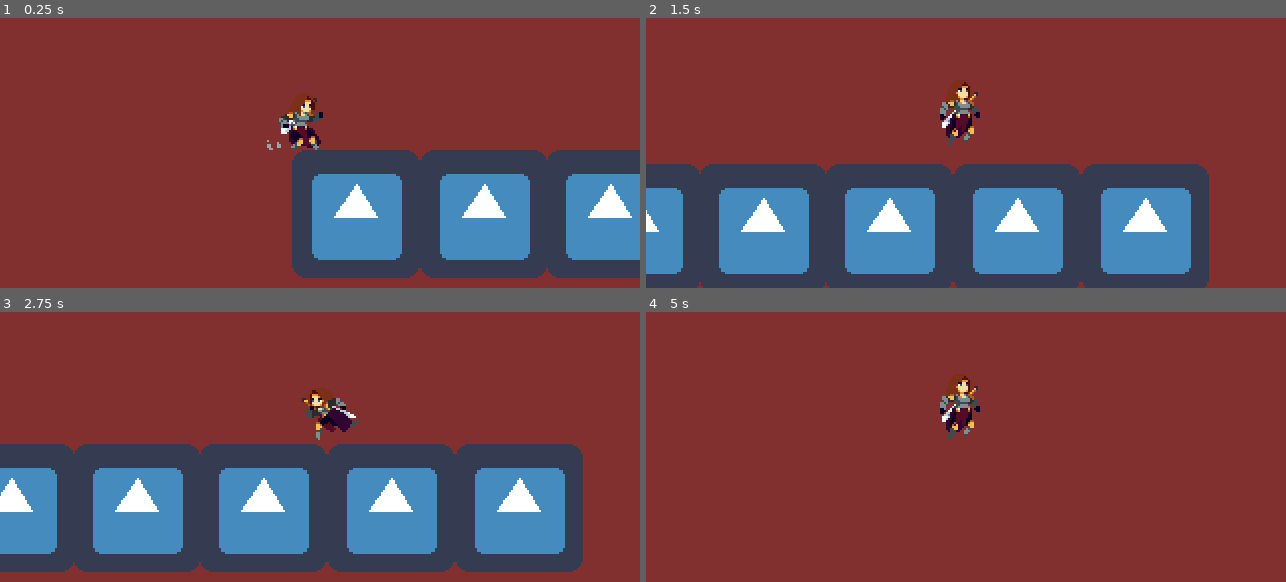
Above: before the commit, frames 1-4 (two rows, left to right).
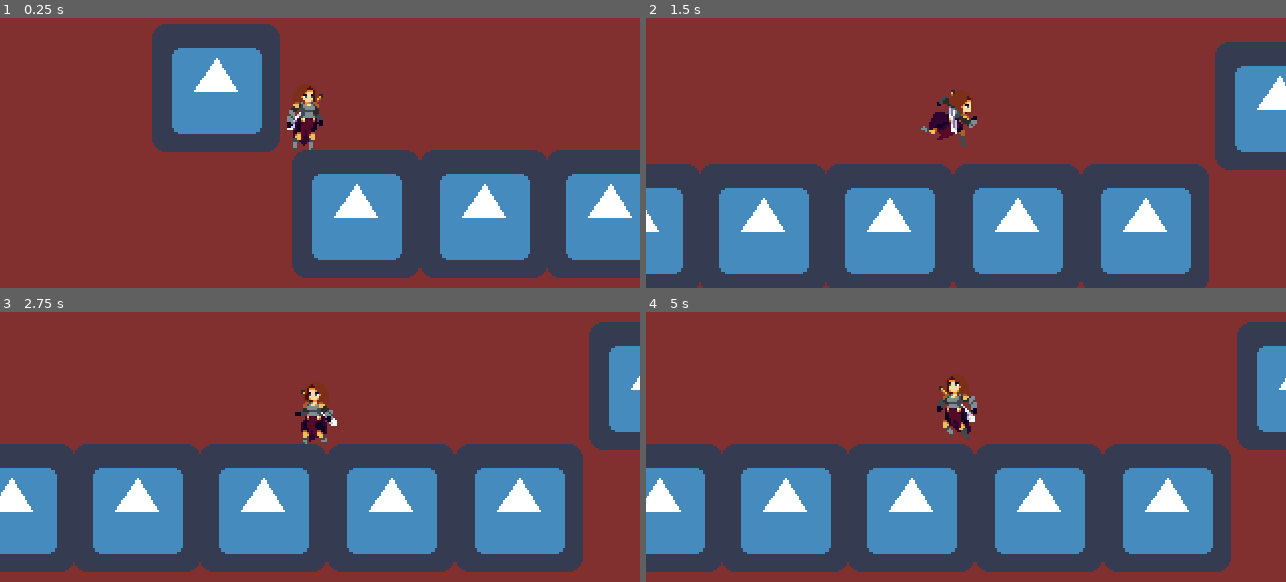
Above: after the commit, the same moments.

Repository: TalhaAksoy/2DHackAndSlashGame
Game: Godot game, scene res://Game.tscn
The game is run twice, just before and just after one commit, with the same random seed, the same clock (stepped at 60 frames per second) and the same inputs. The engine's default icon, where the game draws it, is replaced by a stand-in: a white triangle on a blue panel in a dark square.
Inputs:
- Up to frame 1 (0.25 s): no input
- Up to frame 2 (1.5 s): hold D (right) from 0.53 s (still down); tap Shift (dash) at 0.6 s; tap W (up) at 0.77, 0.8, 1.07, 1.35 s
- Up to frame 3 (2.75 s): tap W (up) at 1.52, 1.82, 2.3 s; tap Shift (dash) at 1.55, 2.1 s; release D (right) at 2.03 s; hold A (left) from 2.03 s (still down)
- Up to frame 4 (5 s): release A (left) at 2.78 s; hold D (right) 2.78-4.28 s; tap Shift (dash) at 2.85, 4.35 s; tap W (up) at 3.02, 3.32, 3.6, 3.77, 4.07, 4.52, 4.82 s; hold A (left) from 4.28 s (still down)

The runs differ from the first frame. In frame 1, 10% of the frame differs, in the area x 23-51%, y 2-50%; in frame 2, 6.3%; in frame 3, 4.8%; in frame 4, 47%, in the area x 0-100%, y 3-97%.

Commit message:
animaton player and animation tree added

Diff:
--- a/Game.tscn
+++ b/Game.tscn
@@ -1,75 +1,170 @@
-[gd_scene load_steps=42 format=2]
+[gd_scene load_steps=28 format=2]
 
 [ext_resource path="res://icon.png" type="Texture" id=1]
-[ext_resource path="res://Individual Sprite/idle/Warrior_Idle_1.png" type="Texture" id=2]
+[ext_resource path="res://Individual Sprite/Warrior_SheetnoEffect.png" type="Texture" id=2]
 [ext_resource path="res://Player.gd" type="Script" id=3]
-[ext_resource path="res://Individual Sprite/Run/Warrior_Run_1.png" type="Texture" id=4]
-[ext_resource path="res://Individual Sprite/idle/Warrior_Idle_6.png" type="Texture" id=5]
-[ext_resource path="res://Individual Sprite/Run/Warrior_Run_2.png" type="Texture" id=6]
-[ext_resource path="res://Individual Sprite/idle/Warrior_Idle_3.png" type="Texture" id=7]
-[ext_resource path="res://Individual Sprite/idle/Warrior_Idle_5.png" type="Texture" id=8]
-[ext_resource path="res://Individual Sprite/idle/Warrior_Idle_4.png" type="Texture" id=9]
-[ext_resource path="res://Individual Sprite/Run/Warrior_Run_6.png" type="Texture" id=10]
-[ext_resource path="res://Individual Sprite/Run/Warrior_Run_3.png" type="Texture" id=11]
-[ext_resource path="res://Individual Sprite/idle/Warrior_Idle_2.png" type="Texture" id=12]
-[ext_resource path="res://Individual Sprite/Run/Warrior_Run_7.png" type="Texture" id=13]
-[ext_resource path="res://Individual Sprite/Run/Warrior_Run_8.png" type="Texture" id=14]
-[ext_resource path="res://Individual Sprite/Run/Warrior_Run_5.png" type="Texture" id=15]
-[ext_resource path="res://Individual Sprite/Run/Warrior_Run_4.png" type="Texture" id=16]
-[ext_resource path="res://Individual Sprite/Dash/Warrior_Dash_3.png" type="Texture" id=17]
-[ext_resource path="res://Individual Sprite/Dash/Warrior_Dash_1.png" type="Texture" id=18]
-[ext_resource path="res://Individual Sprite/Dash/Warrior_Dash_2.png" type="Texture" id=19]
-[ext_resource path="res://Individual Sprite/Dash/Warrior_Dash_5.png" type="Texture" id=20]
-[ext_resource path="res://Individual Sprite/Dash/Warrior_Dash_4.png" type="Texture" id=21]
-[ext_resource path="res://Individual Sprite/Dash/Warrior_Dash_6.png" type="Texture" id=22]
-[ext_resource path="res://Individual Sprite/Dash/Warrior_Dash_7.png" type="Texture" id=23]
-[ext_resource path="res://Individual Sprite/Jump/Warrior_Jump_1.png" type="Texture" id=24]
-[ext_resource path="res://Individual Sprite/Jump/Warrior_Jump_2.png" type="Texture" id=25]
-[ext_resource path="res://Individual Sprite/Jump/Warrior_Jump_3.png" type="Texture" id=26]
-[ext_resource path="res://Individual Sprite/Attack/Warrior_Attack_6.png" type="Texture" id=27]
-[ext_resource path="res://Individual Sprite/Attack/Warrior_Attack_11.png" type="Texture" id=28]
-[ext_resource path="res://Individual Sprite/Attack/Warrior_Attack_7.png" type="Texture" id=29]
-[ext_resource path="res://Individual Sprite/Attack/Warrior_Attack_4.png" type="Texture" id=30]
-[ext_resource path="res://Individual Sprite/Attack/Warrior_Attack_8.png" type="Texture" id=31]
-[ext_resource path="res://Individual Sprite/Attack/Warrior_Attack_1.png" type="Texture" id=32]
-[ext_resource path="res://Individual Sprite/Attack/Warrior_Attack_10.png" type="Texture" id=33]
-[ext_resource path="res://Individual Sprite/Attack/Warrior_Attack_3.png" type="Texture" id=34]
-[ext_resource path="res://Individual Sprite/Attack/Warrior_Attack_2.png" type="Texture" id=35]
-[ext_resource path="res://Individual Sprite/Attack/Warrior_Attack_9.png" type="Texture" id=36]
-[ext_resource path="res://Individual Sprite/Attack/Warrior_Attack_5.png" type="Texture" id=37]
-[ext_resource path="res://Individual Sprite/Attack/Warrior_Attack_12.png" type="Texture" id=38]
-
-[sub_resource type="SpriteFrames" id=3]
-resource_local_to_scene = true
-animations = [ {
-"frames": [ ExtResource( 32 ), ExtResource( 35 ), ExtResource( 34 ), ExtResource( 30 ), ExtResource( 37 ), ExtResource( 27 ), ExtResource( 29 ), ExtResource( 31 ), ExtResource( 36 ), ExtResource( 33 ), ExtResource( 28 ), ExtResource( 38 ) ],
-"loop": true,
-"name": "attack",
-"speed": 20.0
-}, {
-"frames": [ ExtResource( 18 ), ExtResource( 19 ), ExtResource( 17 ), ExtResource( 21 ), ExtResource( 20 ), ExtResource( 22 ), ExtResource( 23 ) ],
-"loop": true,
-"name": "dash",
-"speed": 15.0
-}, {
-"frames": [ ExtResource( 2 ), ExtResource( 12 ), ExtResource( 7 ), ExtResource( 9 ), ExtResource( 8 ), ExtResource( 5 ) ],
-"loop": true,
-"name": "idle",
-"speed": 10.0
-}, {
-"frames": [ ExtResource( 24 ), ExtResource( 25 ), ExtResource( 26 ) ],
-"loop": true,
-"name": "jump",
-"speed": 5.0
-}, {
-"frames": [ ExtResource( 4 ), ExtResource( 6 ), ExtResource( 11 ), ExtResource( 16 ), ExtResource( 15 ), ExtResource( 10 ), ExtResource( 13 ), ExtResource( 14 ) ],
-"loop": true,
-"name": "run",
-"speed": 20.0
-} ]
+
+[sub_resource type="Animation" id=3]
+length = 0.001
+tracks/0/type = "value"
+tracks/0/path = NodePath("Sprite:frame")
+tracks/0/interp = 1
+tracks/0/loop_wrap = true
+tracks/0/imported = false
+tracks/0/enabled = true
+tracks/0/keys = {
+"times": PoolRealArray( 0 ),
+"transitions": PoolRealArray( 1 ),
+"update": 0,
+"values": [ 0 ]
+}
+
+[sub_resource type="Animation" id=7]
+resource_name = "dash"
+loop = true
+tracks/0/type = "value"
+tracks/0/path = NodePath("Sprite:frame")
+tracks/0/interp = 1
+tracks/0/loop_wrap = true
+tracks/0/imported = false
+tracks/0/enabled = true
+tracks/0/keys = {
+"times": PoolRealArray( 0, 0.1, 0.2, 0.3, 0.4, 0.5, 0.6 ),
+"transitions": PoolRealArray( 1, 1, 1, 1, 1, 1, 1 ),
+"update": 1,
+"values": [ 69, 70, 71, 72, 73, 74, 75 ]
+}
+
+[sub_resource type="Animation" id=4]
+resource_name = "idle"
+length = 0.7
+loop = true
+tracks/0/type = "value"
+tracks/0/path = NodePath("Sprite:frame")
+tracks/0/interp = 1
+tracks/0/loop_wrap = true
+tracks/0/imported = false
+tracks/0/enabled = true
+tracks/0/keys = {
+"times": PoolRealArray( 0, 0.1, 0.2, 0.3, 0.4, 0.5, 0.6 ),
+"transitions": PoolRealArray( 1, 1, 1, 1, 1, 1, 1 ),
+"update": 1,
+"values": [ 1, 0, 1, 2, 3, 4, 5 ]
+}
+
+[sub_resource type="Animation" id=5]
+resource_name = "jump"
+length = 0.5
+loop = true
+tracks/0/type = "value"
+tracks/0/path = NodePath("Sprite:frame")
+tracks/0/interp = 1
+tracks/0/loop_wrap = true
+tracks/0/imported = false
+tracks/0/enabled = true
+tracks/0/keys = {
+"times": PoolRealArray( 0, 0.1, 0.2 ),
+"transitions": PoolRealArray( 1, 1, 1 ),
+"update": 1,
+"values": [ 41, 42, 43 ]
+}
+
+[sub_resource type="Animation" id=8]
+resource_name = "jumpToFall"
+length = 0.6
+loop = true
+tracks/0/type = "value"
+tracks/0/path = NodePath("Sprite:frame")
+tracks/0/interp = 1
+tracks/0/loop_wrap = true
+tracks/0/imported = false
+tracks/0/enabled = true
+tracks/0/keys = {
+"times": PoolRealArray( -0.1, 0, 0.1 ),
+"transitions": PoolRealArray( 1, 1, 1 ),
+"update": 1,
+"values": [ 46, 47, 48 ]
+}
+
+[sub_resource type="Animation" id=6]
+resource_name = "run"
+length = 0.8
+loop = true
+tracks/0/type = "value"
+tracks/0/path = NodePath("Sprite:frame")
+tracks/0/interp = 1
+tracks/0/loop_wrap = true
+tracks/0/imported = false
+tracks/0/enabled = true
+tracks/0/keys = {
+"times": PoolRealArray( 0, 0.1, 0.2, 0.3, 0.4, 0.5, 0.6 ),
+"transitions": PoolRealArray( 1, 1, 1, 1, 1, 1, 1 ),
+"update": 1,
+"values": [ 6, 7, 8, 9, 10, 11, 12 ]
+}
 
 [sub_resource type="RectangleShape2D" id=1]
 extents = Vector2( 9, 16.5 )
+
+[sub_resource type="AnimationNodeAnimation" id=19]
+animation = "dash"
+
+[sub_resource type="AnimationNodeAnimation" id=20]
+animation = "idle"
+
+[sub_resource type="AnimationNodeAnimation" id=21]
+animation = "jump"
+
+[sub_resource type="AnimationNodeAnimation" id=22]
+animation = "run"
+
+[sub_resource type="AnimationNodeStateMachineTransition" id=23]
+switch_mode = 2
+
+[sub_resource type="AnimationNodeStateMachineTransition" id=24]
+switch_mode = 2
+auto_advance = true
+
+[sub_resource type="AnimationNodeStateMachineTransition" id=25]
+switch_mode = 2
+auto_advance = true
+
+[sub_resource type="AnimationNodeStateMachineTransition" id=26]
+switch_mode = 2
+
+[sub_resource type="AnimationNodeStateMachineTransition" id=27]
+switch_mode = 2
+auto_advance = true
+
+[sub_resource type="AnimationNodeStateMachineTransition" id=28]
+switch_mode = 2
+
+[sub_resource type="AnimationNodeStateMachineTransition" id=29]
+switch_mode = 2
+auto_advance = true
+
+[sub_resource type="AnimationNodeStateMachineTransition" id=30]
+switch_mode = 2
+
+[sub_resource type="AnimationNodeStateMachineTransition" id=31]
+switch_mode = 2
+
+[sub_resource type="AnimationNodeStateMachineTransition" id=32]
+switch_mode = 2
+
+[sub_resource type="AnimationNodeStateMachine" id=18]
+states/dash/node = SubResource( 19 )
+states/dash/position = Vector2( 444, 180 )
+states/idle/node = SubResource( 20 )
+states/idle/position = Vector2( 398, 64 )
+states/jump/node = SubResource( 21 )
+states/jump/position = Vector2( 611, 174 )
+states/run/node = SubResource( 22 )
+states/run/position = Vector2( 592, 56 )
+transitions = [ "idle", "dash", SubResource( 23 ), "dash", "idle", SubResource( 24 ), "idle", "run", SubResource( 25 ), "run", "idle", SubResource( 26 ), "run", "jump", SubResource( 27 ), "jump", "run", SubResource( 28 ), "jump", "dash", SubResource( 29 ), "dash", "jump", SubResource( 30 ), "jump", "idle", SubResource( 31 ), "idle", "jump", SubResource( 32 ) ]
+start_node = "idle"
+
+[sub_resource type="AnimationNodeStateMachinePlayback" id=17]
 
 [sub_resource type="RectangleShape2D" id=2]
 extents = Vector2( 33.5, 32 )
@@ -90,11 +185,18 @@
 "_edit_group_": true
 }
 
-[node name="AnimatedSprite" type="AnimatedSprite" parent="Player"]
-frames = SubResource( 3 )
-animation = "dash"
-frame = 2
-playing = true
+[node name="Sprite" type="Sprite" parent="Player"]
+texture = ExtResource( 2 )
+hframes = 6
+vframes = 17
+
+[node name="AnimationPlayer" type="AnimationPlayer" parent="Player"]
+anims/RESET = SubResource( 3 )
+anims/dash = SubResource( 7 )
+anims/idle = SubResource( 4 )
+anims/jump = SubResource( 5 )
+anims/jumpToFall = SubResource( 8 )
+anims/run = SubResource( 6 )
 
 [node name="Collision" type="CollisionShape2D" parent="Player"]
 position = Vector2( -5, 4.5 )
@@ -103,6 +205,12 @@
 [node name="Camera" type="Camera2D" parent="Player"]
 current = true
 
+[node name="AnimationTree" type="AnimationTree" parent="Player"]
+tree_root = SubResource( 18 )
+anim_player = NodePath("../AnimationPlayer")
+active = true
+parameters/playback = SubResource( 17 )
+
 [node name="platform" type="Node2D" parent="."]
 
 [node name="Block" type="RigidBody2D" parent="platform"]
@@ -183,3 +291,29 @@
 
 [node name="CollisionShape2D" type="CollisionShape2D" parent="platform/Block6"]
 shape = SubResource( 2 )
+
+[node name="Block7" type="RigidBody2D" parent="platform"]
+position = Vector2( -38, 85 )
+mode = 1
+__meta__ = {
+"_edit_group_": true
+}
+
+[node name="Sprite" type="Sprite" parent="platform/Block7"]
+texture = ExtResource( 1 )
+
+[node name="CollisionShape2D" type="CollisionShape2D" parent="platform/Block7"]
+shape = SubResource( 2 )
+
+[node name="Block8" type="RigidBody2D" parent="platform"]
+position = Vector2( 417, 87 )
+mode = 1
+__meta__ = {
+"_edit_group_": true
+}
+
+[node name="Sprite" type="Sprite" parent="platform/Block8"]
+texture = ExtResource( 1 )
+
+[node name="CollisionShape2D" type="CollisionShape2D" parent="platform/Block8"]
+shape = SubResource( 2 )
--- a/Player.gd
+++ b/Player.gd
@@ -6,61 +6,70 @@
 export var acceleration = 0.25
 export var friction = 0.25
 export var dash_power  = 1000
-onready var animated_sprite = $AnimatedSprite
+onready var animation = $AnimationPlayer
+onready var sprite = $Sprite
+var state_machine
 var direction = 0
-var facing
+var facing = "right"
 var motion = Vector2.ZERO
 
 func dash():
 	if Input.is_action_just_pressed("dash"):
+		animation.playback_speed = 1
+		state_machine.travel("dash")
 		if is_on_floor():
 			if facing == "left":
 				direction = -1
 			else:
 				direction = 1
-			if direction == 1:
-				animated_sprite.flip_h = false
-				animated_sprite.animation = "dash"
-			else:
-				animated_sprite.flip_h = true
-				animated_sprite.animation = "dash"
 			motion.x +=  direction * dash_power
-	animated_sprite.update()
 
+func is_facing_way():
+	if facing == "left":
+		sprite.flip_h = true
+		direction = -1
+		sprite.offset.x = -10
+	else:
+		sprite.flip_h = false
+		sprite.offset.x = 0
+		direction = 1
+
+func _ready():
+	state_machine = $AnimationTree.get("parameters/playback")
 
 func get_direciton():
 	# Horizontal
+	var current = state_machine.get_current_node()
 	direction = 0
 	if Input.is_action_pressed("left"):
 		direction = -1
 		facing = "left"
 		if is_on_floor():
-			animated_sprite.animation = "run"
-			animated_sprite.flip_h = true
+			animation.playback_speed = 1.5
+			state_machine.travel("run")
 	if Input.is_action_pressed("right"):
 		direction = 1
 		facing = "right"
 		if is_on_floor():
-			animated_sprite.animation = "run"
-			animated_sprite.flip_h = false
+			animation.playback_speed = 1.5
+			state_machine.travel("run")
 	if direction == 0:
-		if facing == "left":
-			animated_sprite.flip_h = true
-		else:
-			animated_sprite.flip_h = false
-		if is_on_floor() && !animated_sprite.animation.match("dash"):
-			animated_sprite.animation = "idle"
+		if is_on_floor():
+			animation.playback_speed = 0.8
+			state_machine.travel("idle")
 		motion.x = lerp(motion.x, 0, friction)
 	else:
 		motion.x = lerp(motion.x, direction * speed, acceleration)
 	#Jump
 	if Input.is_action_just_pressed("up"):
-		animated_sprite.animation = "jump"
+		animation.playback_speed = 1
+		state_machine.travel("jump")
 		if is_on_floor():
 			motion.y = -jump_power
 
 func _physics_process(delta):
 
+	is_facing_way()
 	get_direciton()
 	dash()
 	print("motion = ",motion.x," motion.y = ",motion.y," direction = ",direction)
--- a/project.godot
+++ b/project.godot
@@ -76,6 +76,11 @@
 "events": [ Object(InputEventKey,"resource_local_to_scene":false,"resource_name":"","device":0,"alt":false,"shift":false,"control":false,"meta":false,"command":false,"pressed":false,"scancode":0,"physical_scancode":16777237,"unicode":0,"echo":false,"script":null)
  ]
 }
+attack={
+"deadzone": 0.5,
+"events": [ Object(InputEventMouseButton,"resource_local_to_scene":false,"resource_name":"","device":0,"alt":false,"shift":false,"control":false,"meta":false,"command":false,"button_mask":0,"position":Vector2( 0, 0 ),"global_position":Vector2( 0, 0 ),"factor":1.0,"button_index":1,"pressed":false,"doubleclick":false,"script":null)
+ ]
+}
 
 [mono]
 
Binary file added: Individual Sprite/Warrior_SheetnoEffect.png
Not shown, added: Individual Sprite/Warrior_SheetnoEffect.png.import
